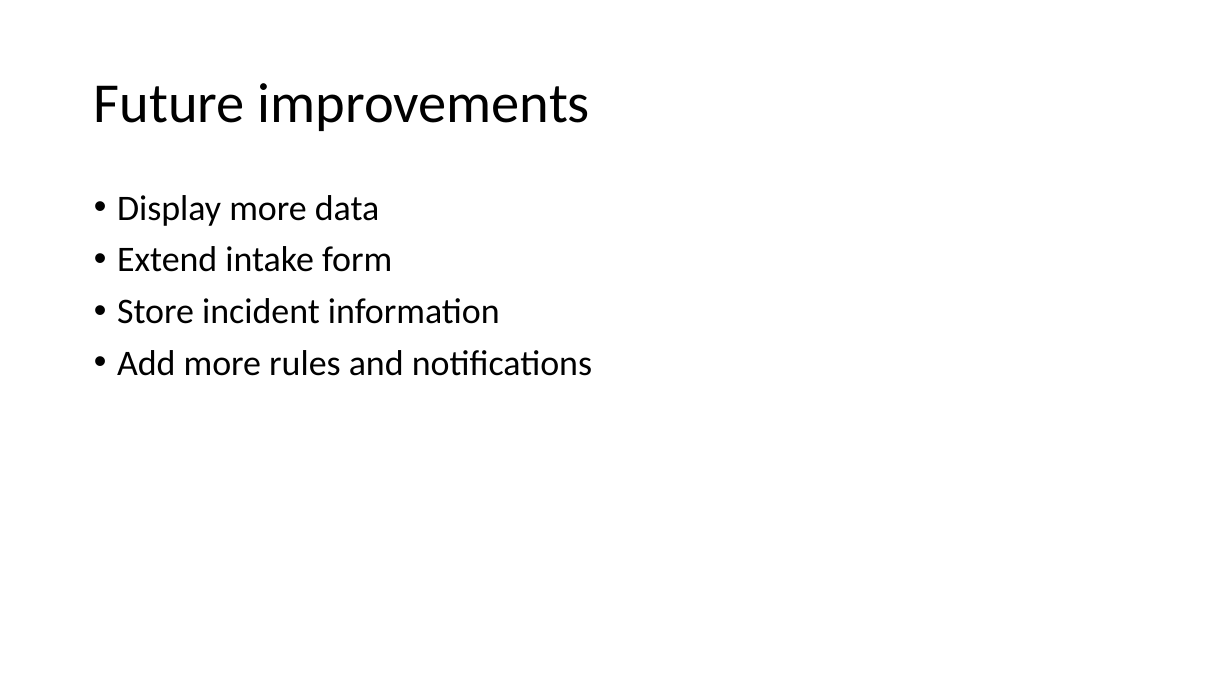
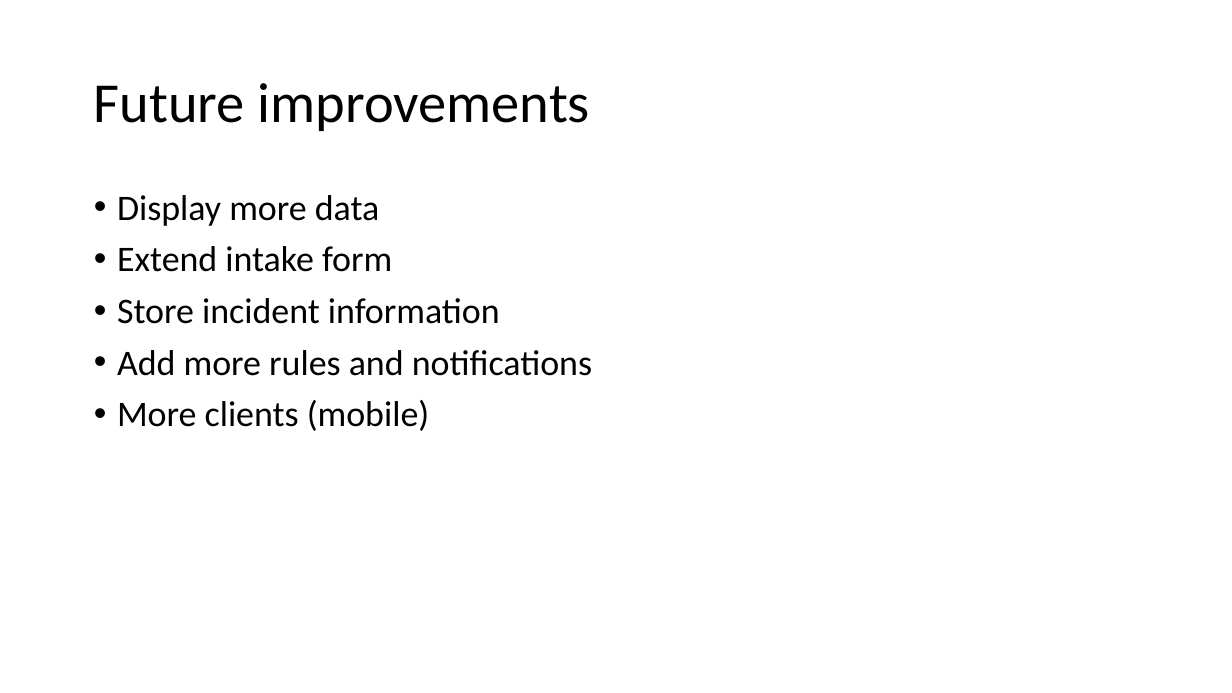
Before and after one commit to Geodan/DBHackathon2015, a slide deck: slide 13 of doc/Presentation team Geodan.pptx (slide 11 before the commit). Drawn at 1232x693 pixels with LibreOffice and Linux fonts; fonts in the diff are those of the drawing. Boxes give left, top, right and bottom in pixels: in the first picture for what was removed or moved away, otherwise in the second. Text is boxed around its words. In the diff, an @@ line names an element or a change of style, - is before the commit and + after.

```diff
--- a/doc/Presentation team Geodan.pptx
+++ b/doc/Presentation team Geodan.pptx
@@ text at bbox=[117, 400, 429, 431]: paragraph added @@
+• More clients (mobile)
```
Also in this commit, not shown: 1 other slide changed, 2 slides added.
